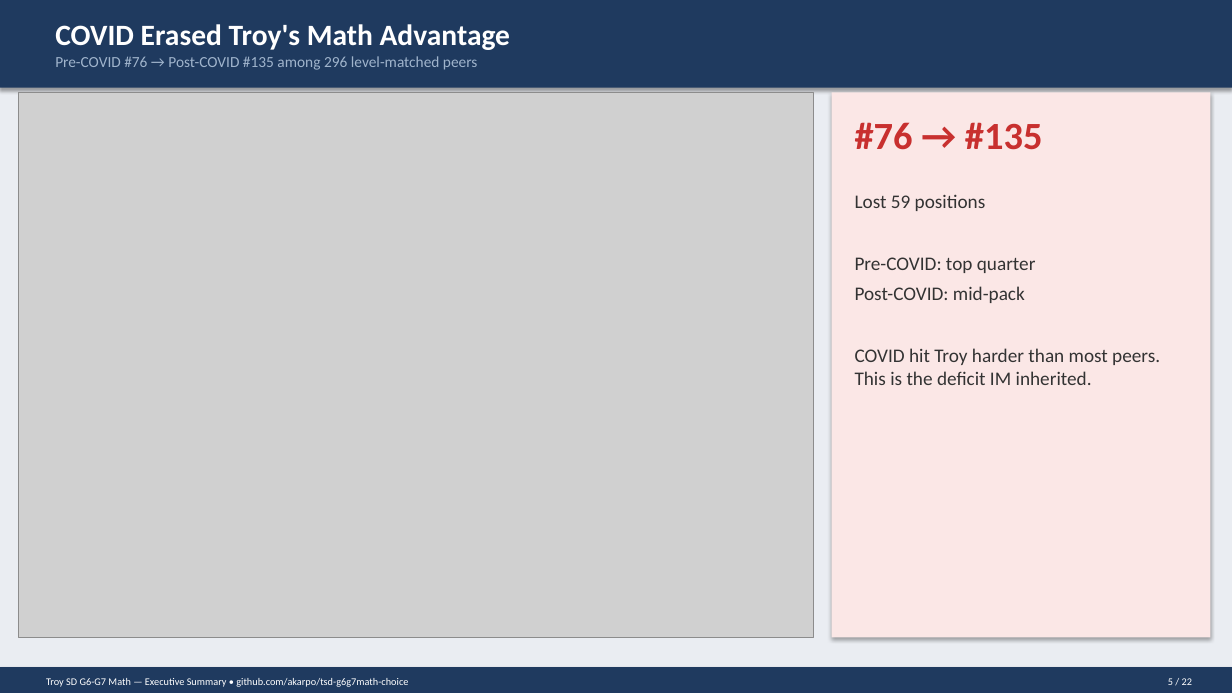
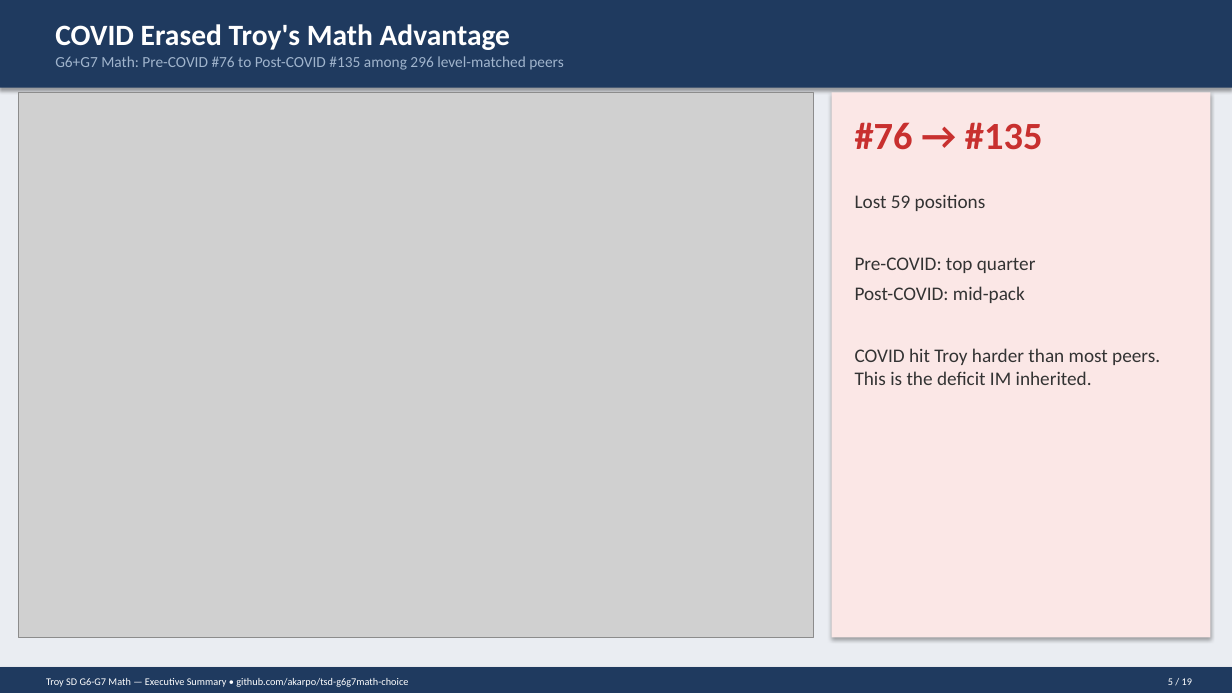
Before and after one commit to akarpo/tsd-g6g7math-choice, a slide deck: slide 5 of deck/Troy_G6G7_Math_Executive_Summary.pptx. Drawn at 1232x693 pixels with LibreOffice and Linux fonts; fonts in the diff are those of the drawing; grey boxes stand for pictures. Boxes give left, top, right and bottom in pixels: in the first picture for what was removed or moved away, otherwise in the second. Text is boxed around its words. In the diff, an @@ line names an element or a change of style, - is before the commit and + after.

```diff
--- a/deck/Troy_G6G7_Math_Executive_Summary.pptx
+++ b/deck/Troy_G6G7_Math_Executive_Summary.pptx
@@ text at bbox=[55, 56, 563, 70]: text changed @@
-Pre-COVID #76 → Post-COVID #135 among 296 level-matched peers
+G6+G7 Math: Pre-COVID #76 to Post-COVID #135 among 296 level-matched peers
@@ text at bbox=[1168, 678, 1192, 685]: text changed @@
-5 / 22
+5 / 19
```
Also in this commit, not shown: 18 other slides changed, 3 slides removed, 23 other files.
